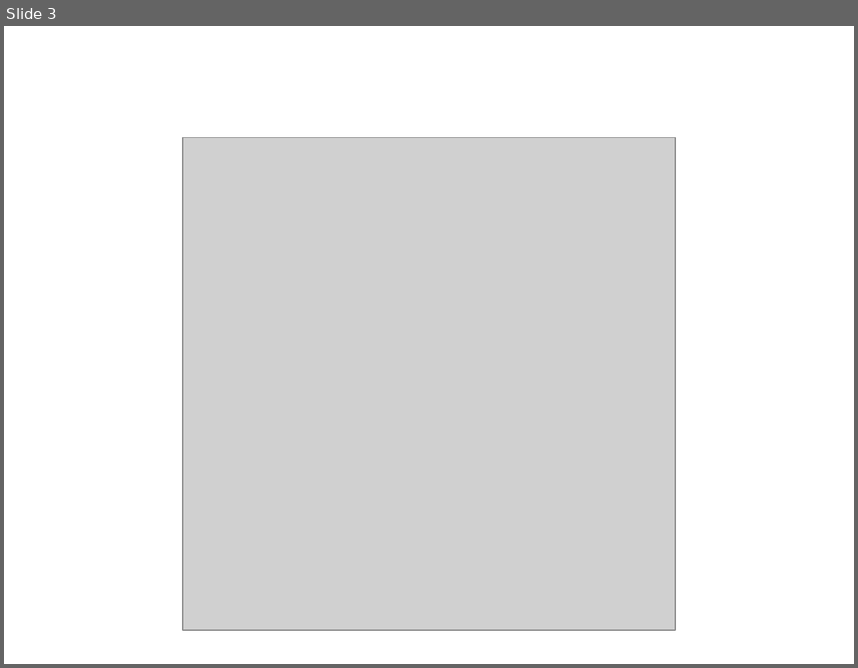
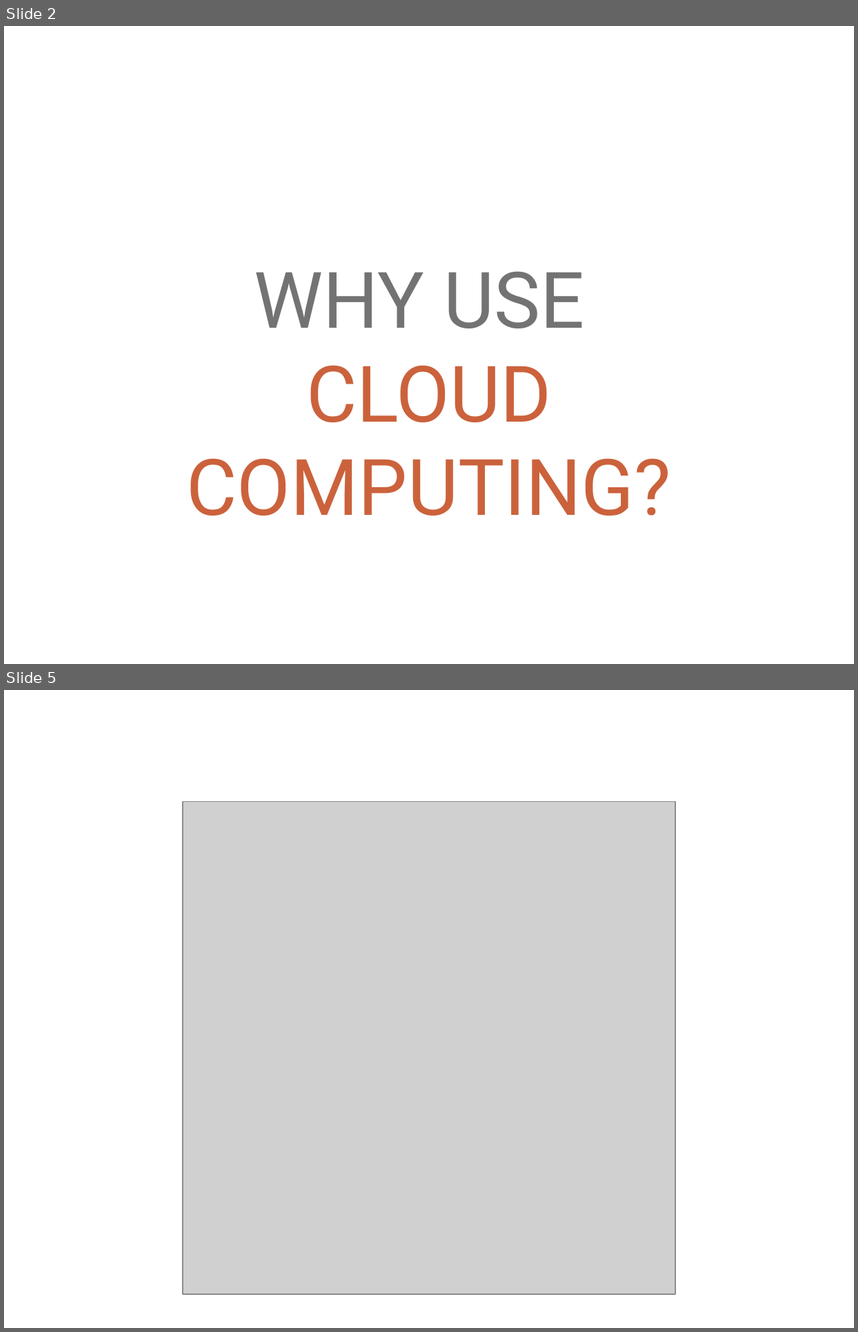
Before and after one commit to ritasker/Presentations-Archive, a slide deck: Current/Azure The Good Parts Web Apps/AzureTheGoodParts-WebApps.pptx. Shown one above the other, each under a label of ours: slide 3 before the commit, slides 2 and 5 after it; the slides between them are not shown. The pictures are 858x668 and 858x1332 pixels, drawn with LibreOffice and Linux fonts; fonts in the diff are those of the drawing; grey boxes stand for pictures; background and template pictures are left out. Boxes give left, top, right and bottom in pixels: in the first picture for what was removed or moved away, otherwise in the second. Text is boxed around its words. In the diff, an @@ line names an element or a change of style, - is before the commit and + after.

```diff
--- a/Current/Azure The Good Parts Web Apps/AzureTheGoodParts-WebApps.pptx
+++ b/Current/Azure The Good Parts Web Apps/AzureTheGoodParts-WebApps.pptx
@@ slide 2 added at (4,26,854,664), background picture (left out) @@
@@ text added at (186,271,671,515), 66 pt, text #CB623C @@
+WHY USE
+CLOUD COMPUTING?
@@ what was slide 3 is now slide 5 @@
```
Also in this commit, not shown: 2 other slides added, 8 slides removed.
